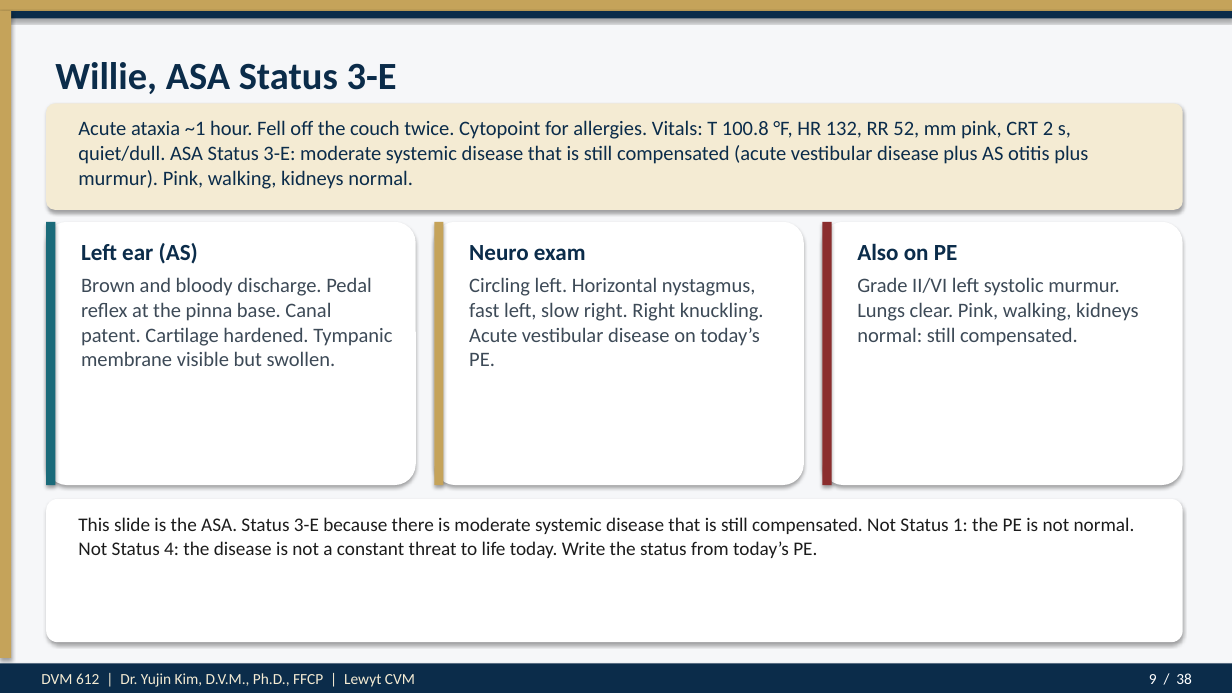
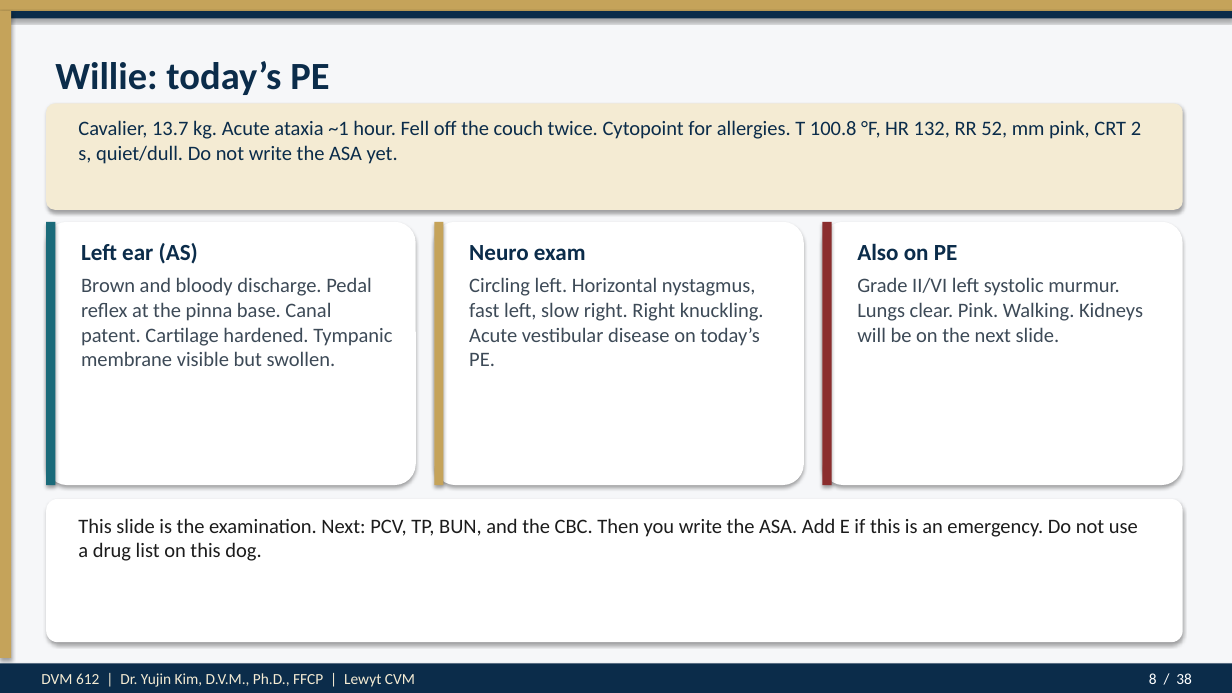
Before and after one commit to drkimvet/happycare, a slide deck: slide 8 of lectures/DVM-612_Week4_Preop_PatientPrep_Postop.pptx (slide 9 before the commit). Drawn at 1232x693 pixels with LibreOffice and Linux fonts; fonts in the diff are those of the drawing. Boxes give left, top, right and bottom in pixels: in the first picture for what was removed or moved away, otherwise in the second. Text is boxed around its words. In the diff, an @@ line names an element or a change of style, - is before the commit and + after.

```diff
--- a/lectures/DVM-612_Week4_Preop_PatientPrep_Postop.pptx
+++ b/lectures/DVM-612_Week4_Preop_PatientPrep_Postop.pptx
@@ text at bbox=[55, 61, 329, 95]: text changed @@
-Willie, ASA Status 3-E
+Willie: today’s PE
@@ text at bbox=[78, 120, 1141, 164]: text changed @@
-Acute ataxia ~1 hour. Fell off the couch twice. Cytopoint for allergies. Vitals: T 100.8 °F, HR 132, RR 52, mm pink, CRT 2 s, quiet/dull. ASA Status 3-E: moderate systemic disease that is still compensated (acute vestibular disease plus AS otitis plus murmur). Pink, walking, kidneys normal.
+Cavalier, 13.7 kg. Acute ataxia ~1 hour. Fell off the couch twice. Cytopoint for allergies. T 100.8 °F, HR 132, RR 52, mm pink, CRT 2 s, quiet/dull. Do not write the ASA yet.
@@ text at bbox=[857, 277, 1143, 342]: text changed @@
-Grade II/VI left systolic murmur. Lungs clear. Pink, walking, kidneys normal: still compensated.
+Grade II/VI left systolic murmur. Lungs clear. Pink. Walking. Kidneys will be on the next slide.
@@ text at bbox=[78, 518, 1138, 561]: text changed; size 15 to 16 pt @@
-This slide is the ASA. Status 3-E because there is moderate systemic disease that is still compensated. Not Status 1: the PE is not normal. Not Status 4: the disease is not a constant threat to life today. Write the status from today’s PE.
+This slide is the examination. Next: PCV, TP, BUN, and the CBC. Then you write the ASA. Add E if this is an emergency. Do not use a drug list on this dog.
@@ text at bbox=[1149, 673, 1192, 684]: text changed @@
-9 / 38
+8 / 38
```
Also in this commit, not shown: 6 other slides changed, 1 slide added, 1 slide removed, 4 other files.
